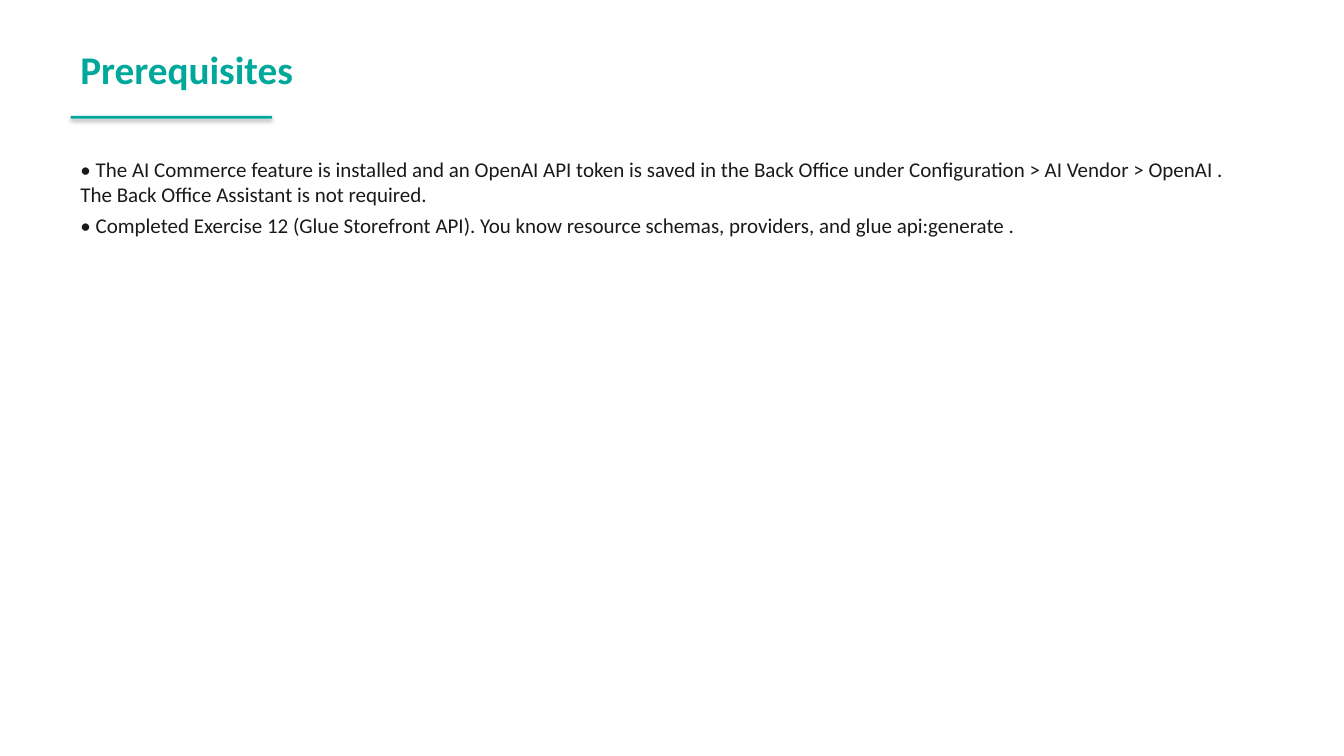
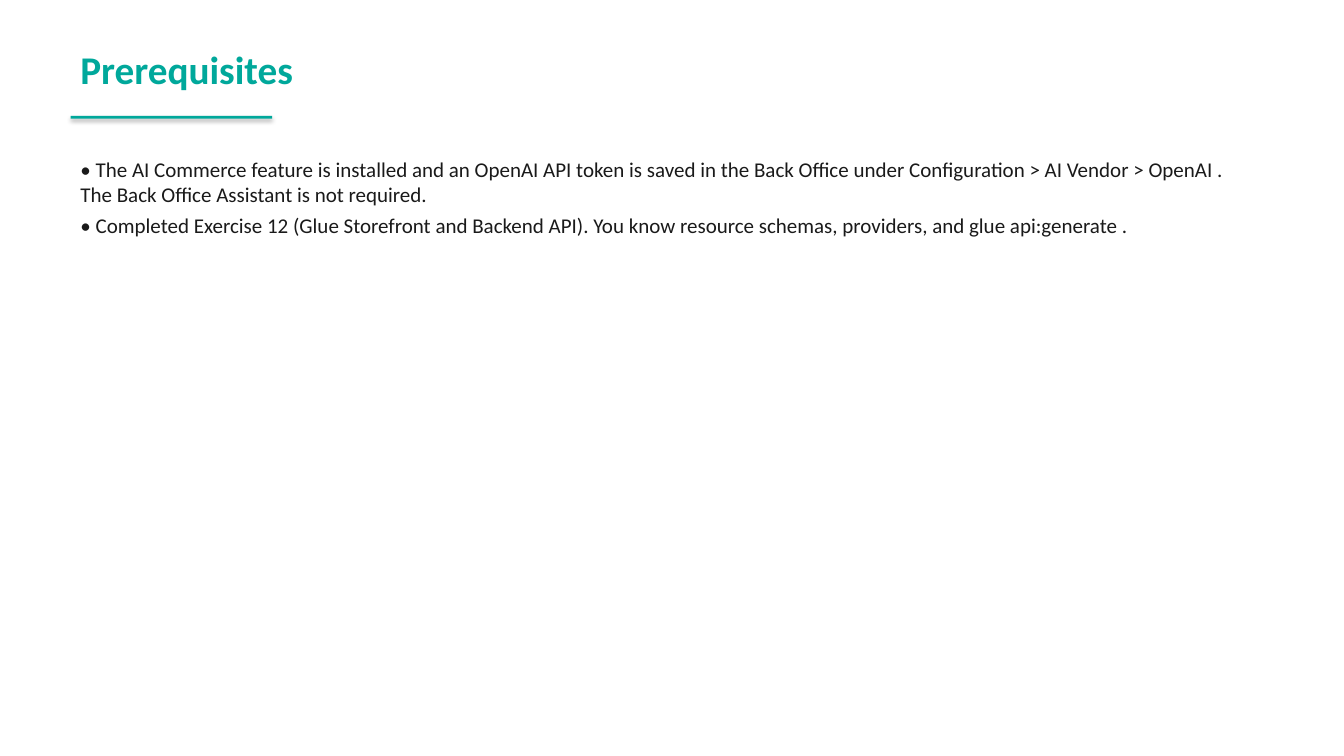
Before and after one commit to spryker-academy/instructor-exercises, a slide deck: slide 34 of guides-pptx/spryker-academy-ai.pptx. Drawn at 1344x756 pixels with LibreOffice and Linux fonts; fonts in the diff are those of the drawing. Boxes give left, top, right and bottom in pixels: in the first picture for what was removed or moved away, otherwise in the second. Text is boxed around its words. In the diff, an @@ line names an element or a change of style, - is before the commit and + after.

```diff
--- a/guides-pptx/spryker-academy-ai.pptx
+++ b/guides-pptx/spryker-academy-ai.pptx
@@ text at (96, 218, 1117, 237): text changed @@
-• Completed Exercise 12 (Glue Storefront API). You know resource schemas, providers, and glue api:generate .
+• Completed Exercise 12 (Glue Storefront and Backend API). You know resource schemas, providers, and glue api:generate .
```
Also in this commit, not shown: 2 other slides changed, 13 other files.
